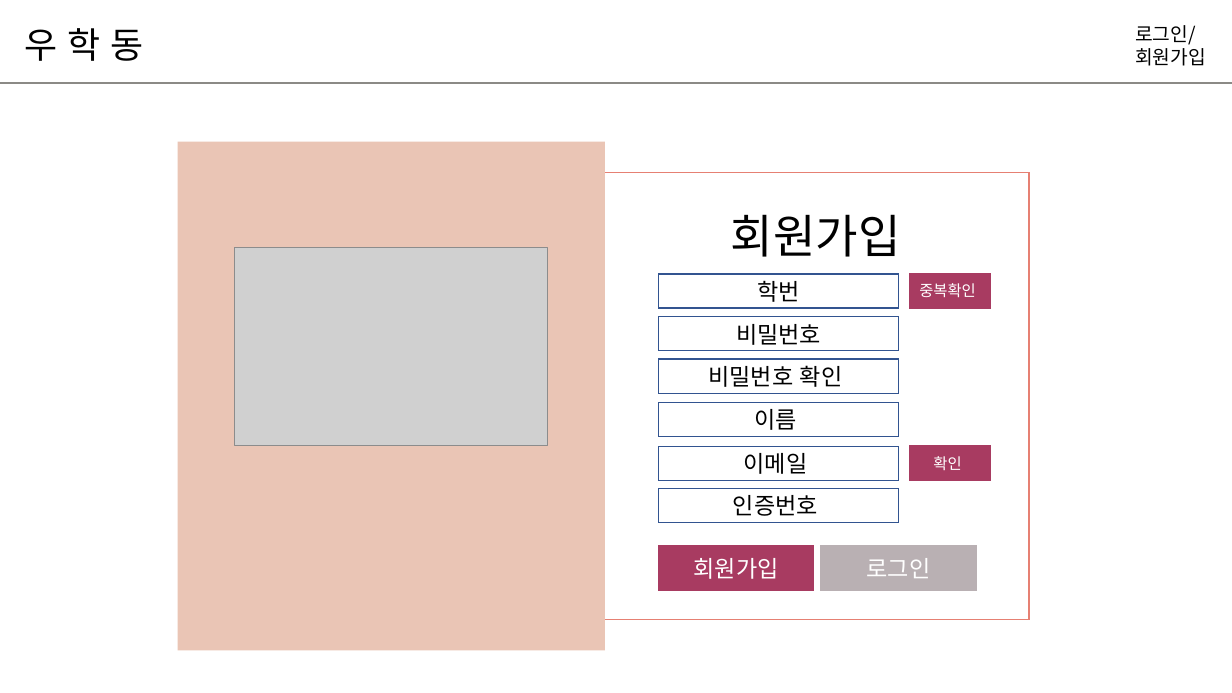
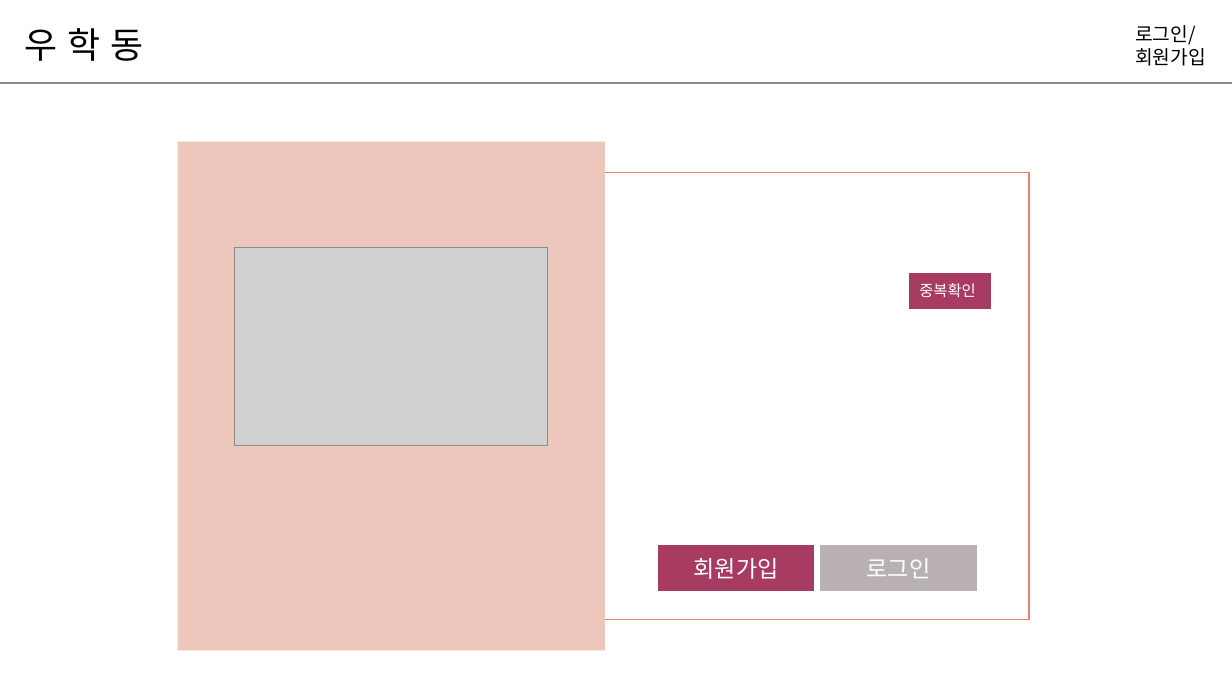
Before and after one commit to hyunniesss/ToyProject, a slide deck: slide 12 of document/와이어프레임/우학동_와이어프레임.pptx. Drawn at 1232x693 pixels with LibreOffice and Linux fonts; fonts in the diff are those of the drawing; grey boxes stand for pictures. Boxes give left, top, right and bottom in pixels: in the first picture for what was removed or moved away, otherwise in the second. Text is boxed around its words. In the diff, an @@ line names an element or a change of style, - is before the commit and + after.

```diff
--- a/document/와이어프레임/우학동_와이어프레임.pptx
+++ b/document/와이어프레임/우학동_와이어프레임.pptx
@@ text removed at bbox=[731, 214, 901, 257] @@
-회원가입
@@ rectangle removed at bbox=[659, 274, 899, 309] @@
-학번
@@ rectangle removed at bbox=[659, 317, 899, 351] @@
-비밀번호
@@ rectangle removed at bbox=[659, 360, 899, 394] @@
-비밀번호 확인
@@ rectangle removed at bbox=[659, 402, 899, 436] @@
-이름
@@ rectangle removed at bbox=[659, 446, 899, 481] @@
-이메일
@@ rectangle removed at bbox=[909, 446, 991, 482] @@
-확인
@@ rectangle removed at bbox=[659, 488, 899, 522] @@
-인증번호
```
Also in this commit, not shown: 16 other slides changed, 3 slides added.
